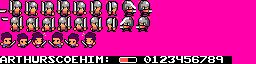
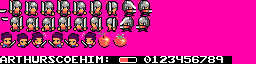
Two versions of the same layered image (256x64). Layer-by-layer changes:
painted on "sprites.png" over [98, 32, 127, 48]
